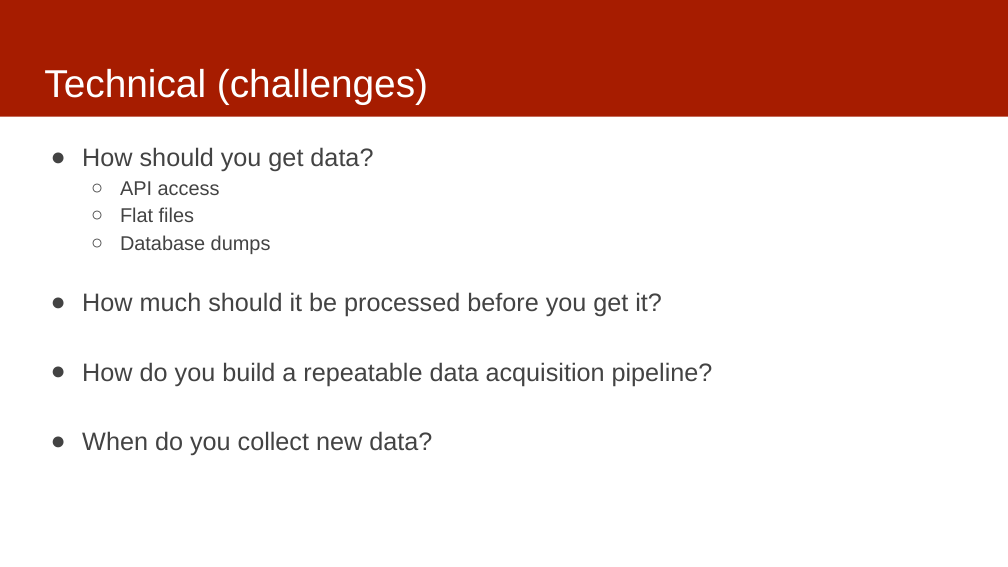
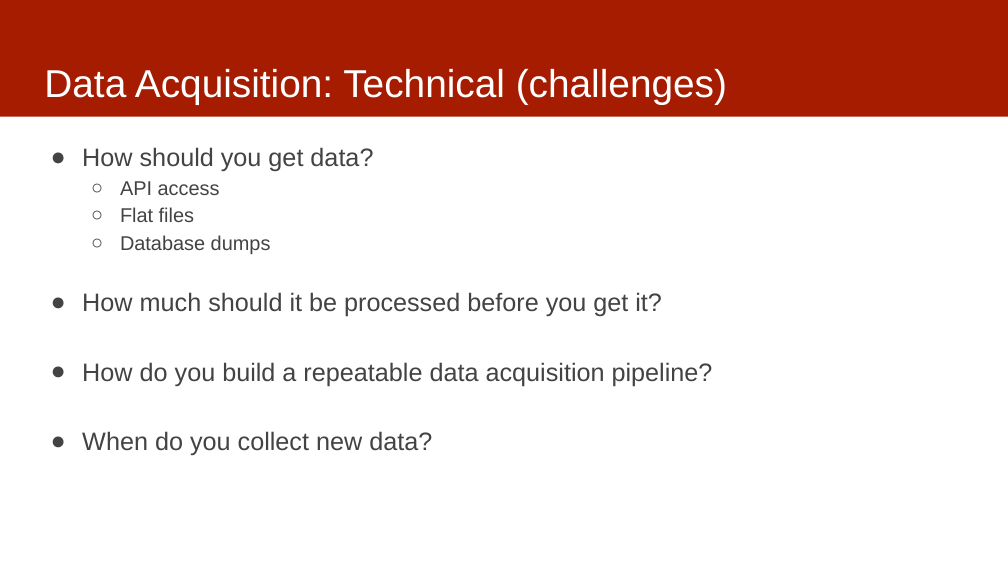
Before and after one commit to dssg/mlforpublicpolicylab, a slide deck: slide 5 of 02 - Case Studies and Acquiring Data/data.pptx. Drawn at 1008x567 pixels with LibreOffice and Linux fonts; fonts in the diff are those of the drawing. Boxes give left, top, right and bottom in pixels: in the first picture for what was removed or moved away, otherwise in the second. Text is boxed around its words. In the diff, an @@ line names an element or a change of style, - is before the commit and + after.

Commit message:
updated data

```diff
--- a/02 - Case Studies and Acquiring Data/data.pptx
+++ b/02 - Case Studies and Acquiring Data/data.pptx
@@ title at bbox=[44, 69, 727, 105]: text changed @@
-Technical (challenges)
+Data Acquisition: Technical (challenges)
```
Also in this commit, not shown: 3 other slides changed.
